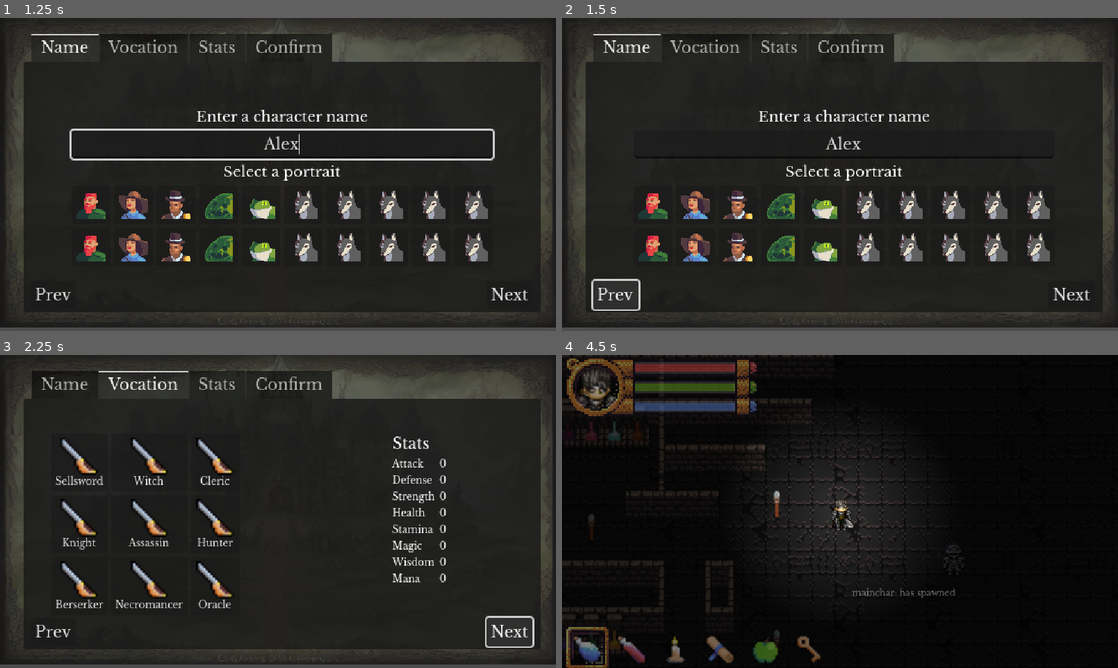
Above: before the commit, frames 1-4 (two rows, left to right).
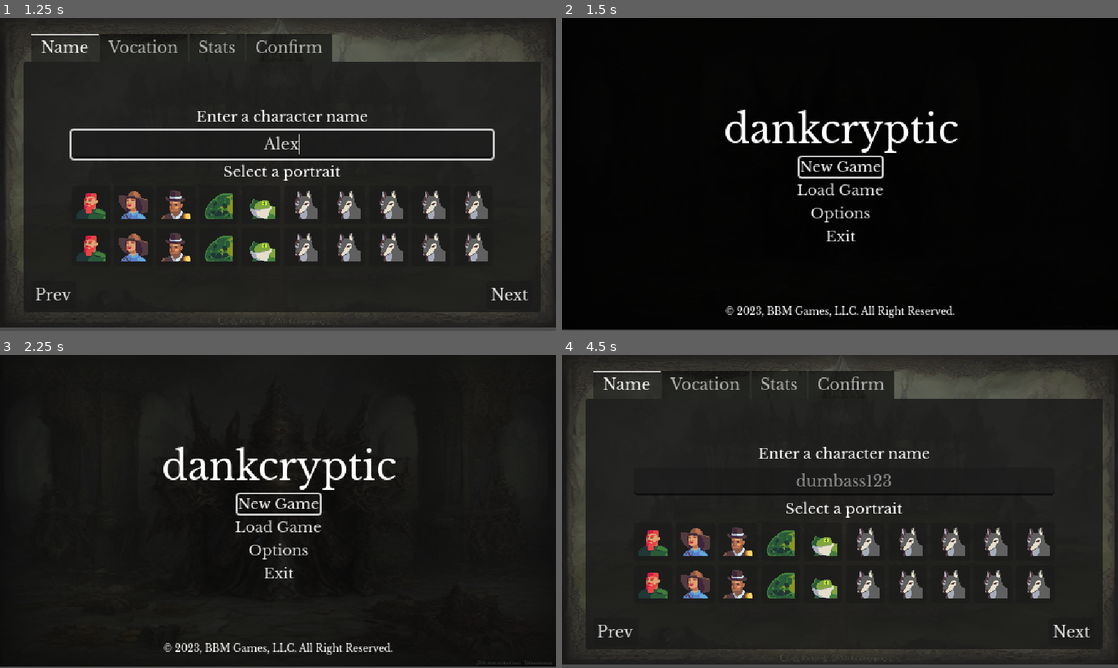
Above: after the commit, the same moments.

Repository: bbm-games/dankcryptic
Game: Godot game, scene res://creation.tscn
Same seed, same stepped clock (60 frames per second), same inputs: the game is played once before the commit and once after it. This scene is started directly instead of the project's main scene.
Inputs (mouse positions are in pixels of both pictures, inside the frame that each line leads up to):
- Up to frame 1 (1.25 s): click (283, 143) at 0.52 s; type "Alex" at 0.6 s
- Up to frame 2 (1.5 s): click "Prev" at 1.25 s
- Up to frame 3 (2.25 s): click (511, 630) at 2 s, where only the run before the commit has a clickable "Next"
- Up to frame 4 (4.5 s): click (1073, 630) at 2.75 s, where only the run before the commit has a clickable "Next"; tap Enter at 3.5 s; move the mouse to (962, 495) at 3.52 s; press the mouse at (962, 495) at 3.53 s; hold Right (item_right) 3.53-4.25 s; release the mouse at (962, 495) at 4.25 s; click (845, 552) at 4.25 s, where only the run before the commit has a clickable "Start Game"

Frame 1 is identical in both runs. In frame 2, 93% of the frame differs, in the area x 0-100%, y 0-100%; in frame 3, 22%; in frame 4, 60%.

Commit message:
added back button to return to menu

Diff:
--- a/creation.gd
+++ b/creation.gd
@@ -69,6 +69,8 @@
 func _on_prev_button_pressed():
 	if (tabs.get_current_tab() - 1 >= 0):
 		tabs.set_current_tab(tabs.get_current_tab() - 1)
+	else:
+		get_tree().change_scene_to_file("res://menu.tscn")
 
 func _on_start_game_button_pressed():
 	# start the game
